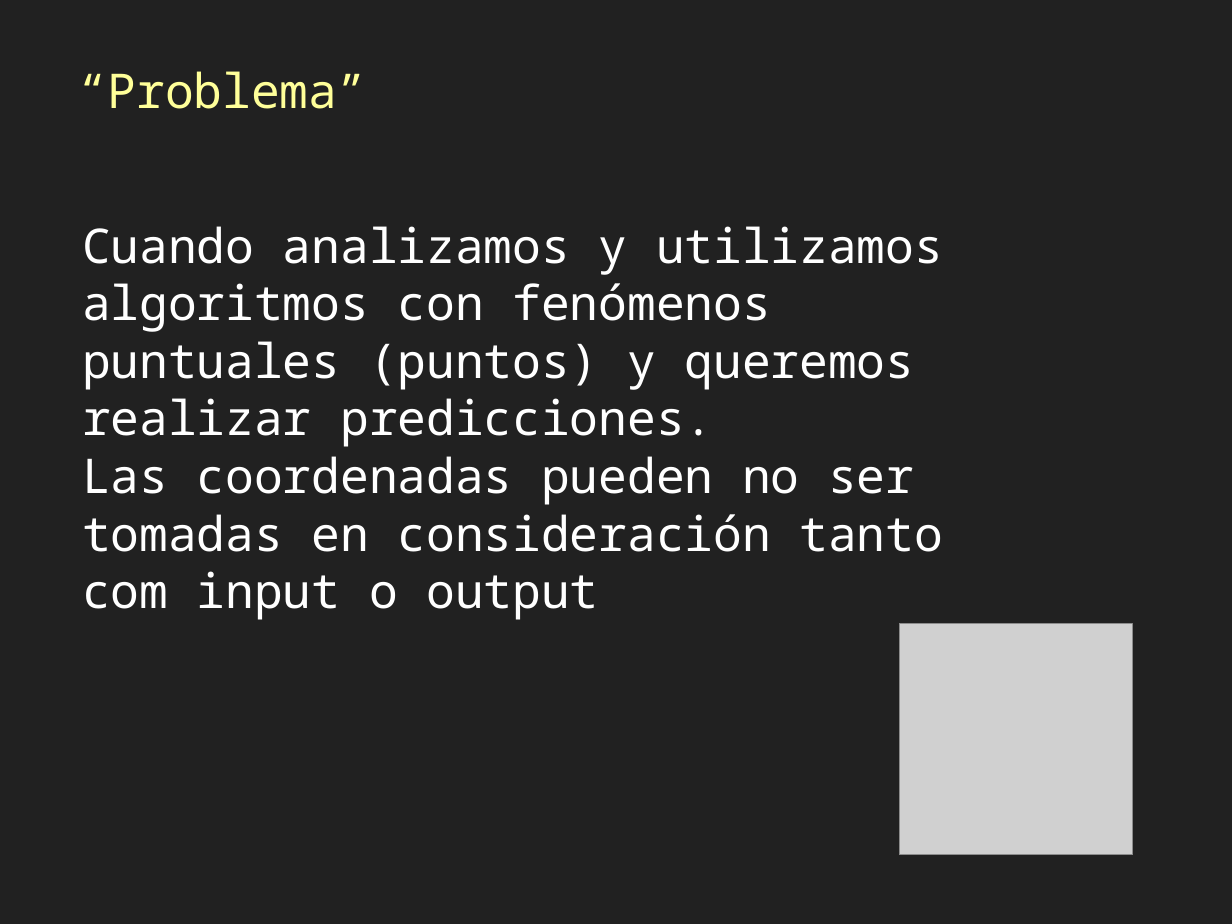
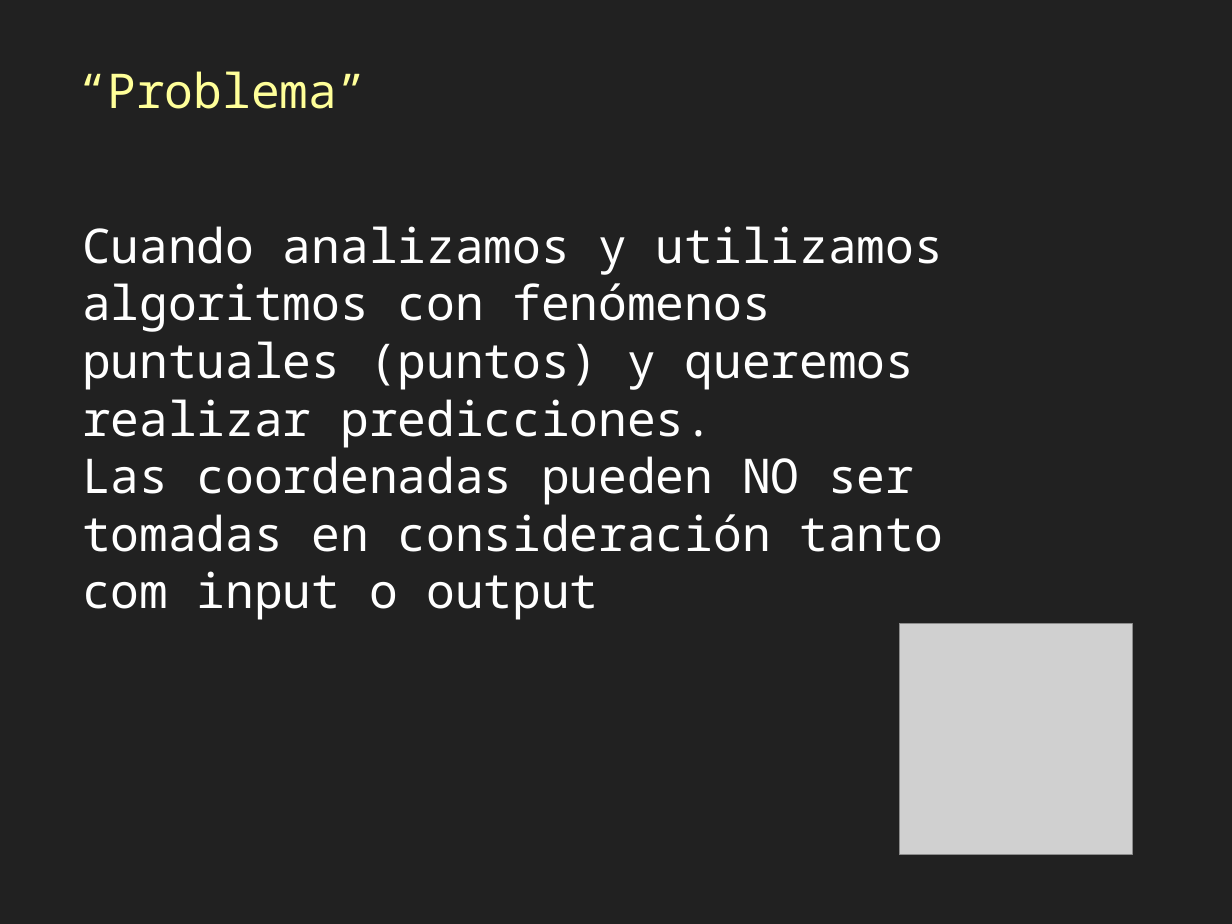
Before and after one commit to gis-master-m2/m2-geoweb, a slide deck: slide 8 of docs/presentacion/Mallas-algoritmos-js.pptx (slide 10 before the commit). Drawn at 1232x924 pixels with LibreOffice and Linux fonts; fonts in the diff are those of the drawing; grey boxes stand for pictures. Boxes give left, top, right and bottom in pixels: in the first picture for what was removed or moved away, otherwise in the second. Text is boxed around its words. In the diff, an @@ line names an element or a change of style, - is before the commit and + after.

```diff
--- a/docs/presentacion/Mallas-algoritmos-js.pptx
+++ b/docs/presentacion/Mallas-algoritmos-js.pptx
@@ text at <box>82,456,943,620</box>: text changed @@
-Las coordenadas pueden no ser tomadas en consideración tanto com input o output
+Las coordenadas pueden NO ser tomadas en consideración tanto com input o output
```
Also in this commit, not shown: 5 other slides changed, 4 slides added, 4 slides removed, 1 other file.
